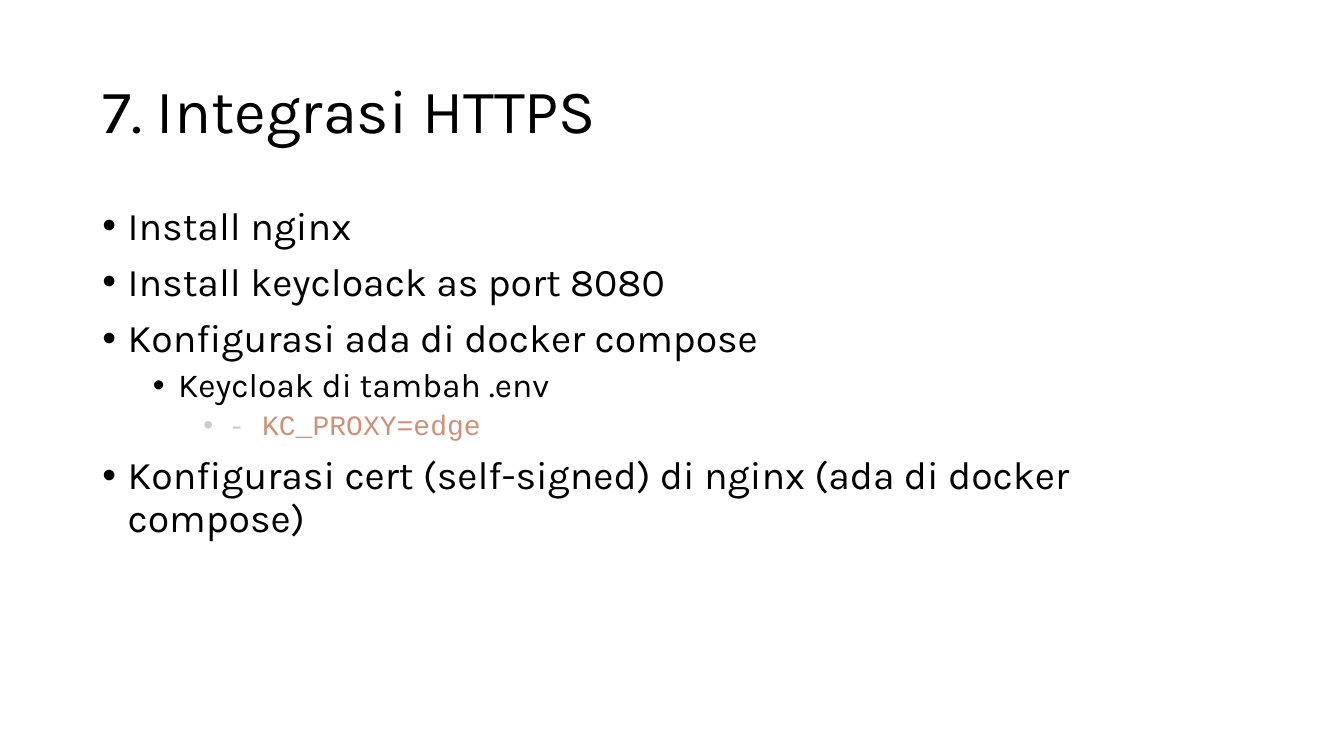
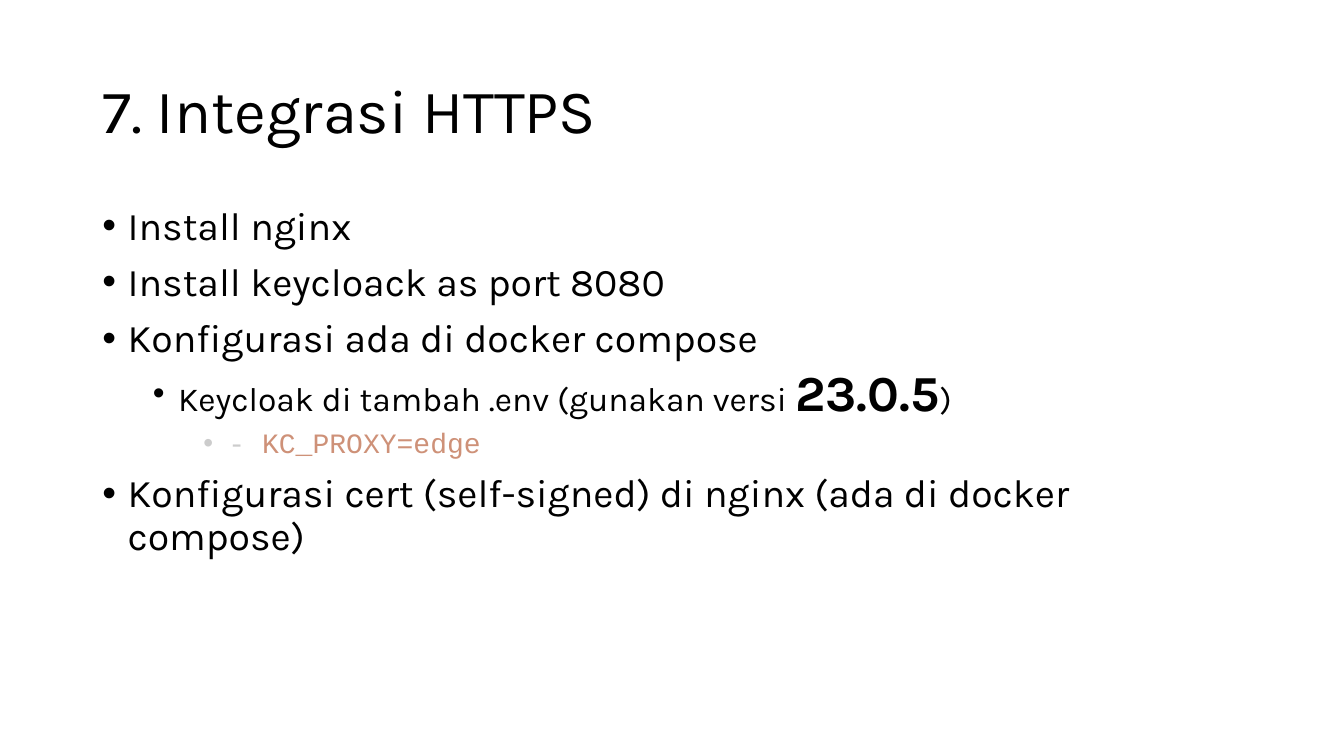
Before and after one commit to koharudin/sso-brin-compose, a slide deck: slide 25 of docs/sso.pptx (slide 20 before the commit). Drawn at 1344x756 pixels with LibreOffice and Linux fonts; fonts in the diff are those of the drawing. Boxes give left, top, right and bottom in pixels: in the first picture for what was removed or moved away, otherwise in the second. Text is boxed around its words. In the diff, an @@ line names an element or a change of style, - is before the commit and + after.

```diff
--- a/docs/sso.pptx
+++ b/docs/sso.pptx
@@ text at bbox=[178, 377, 940, 420]: text changed @@
-  • Keycloak di tambah .env
+  • Keycloak di tambah .env (gunakan versi 23.0.5)
```
Also in this commit, not shown: 3 other slides changed, 5 slides added, 4 other files.
